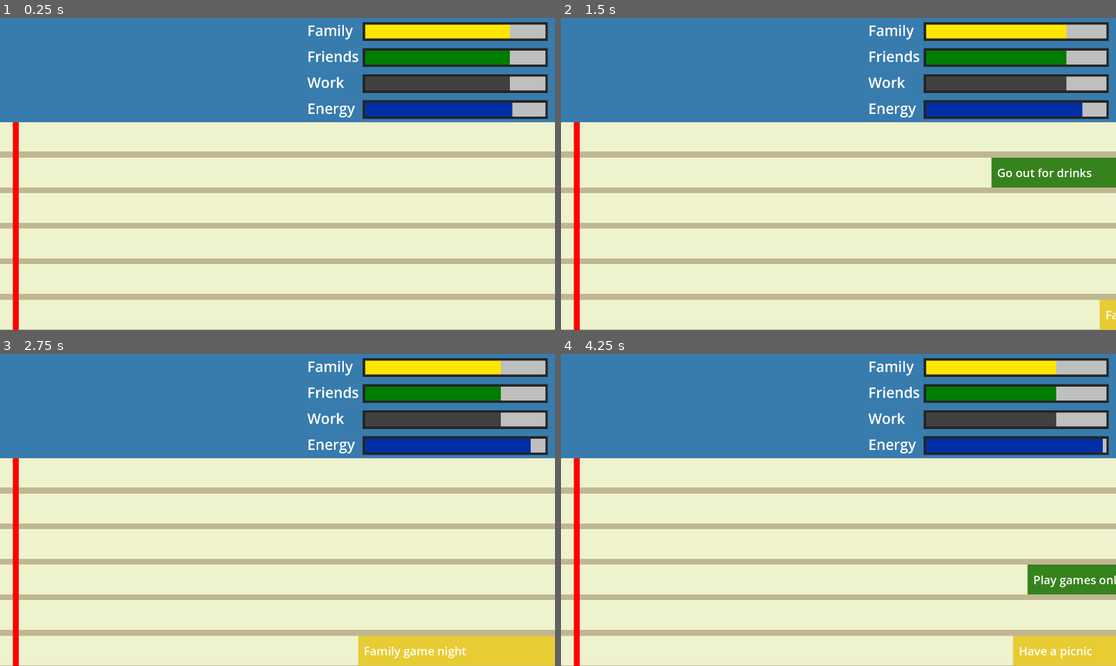
Above: before the commit, frames 1-4 (two rows, left to right).
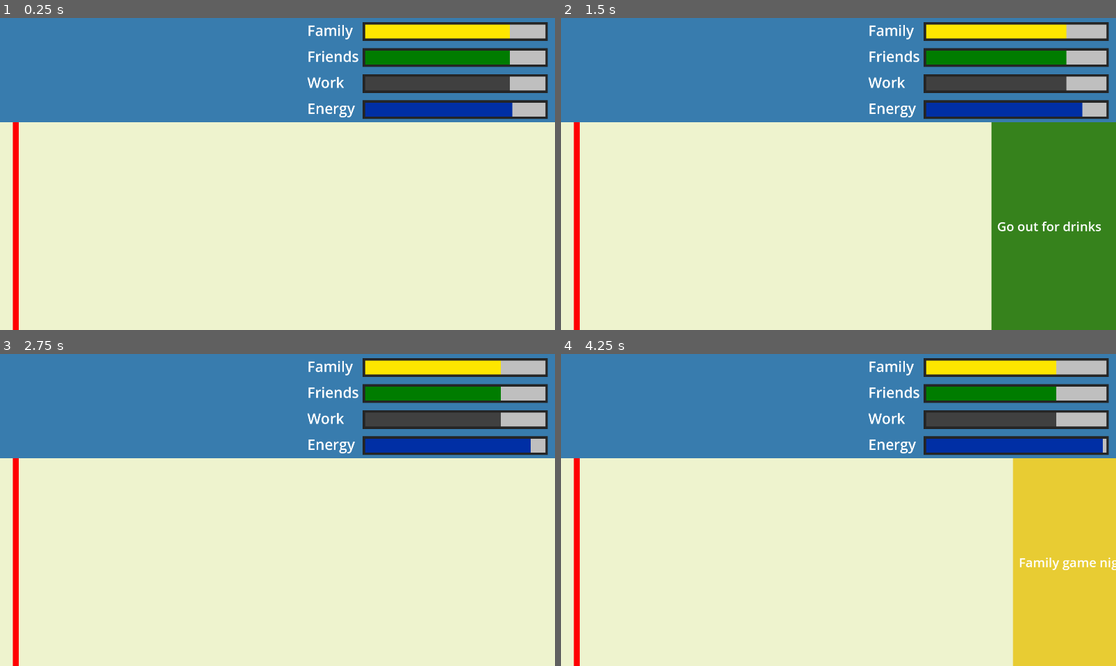
Above: after the commit, the same moments.

Repository: NOM1989/CalendarQuest
Game: Godot game, scene res://Scenes/main.tscn
Two runs of this game, one before a commit and one after it. Both use one fixed random seed, a clock stepped at 60 frames per second and the inputs below. Sound files missing from this copy of the repository are replaced by a short silence.
Inputs (mouse positions are in pixels of both pictures, inside the frame that each line leads up to; where the layout moved, square brackets give the same spot in the first picture):
- Up to frame 1 (0.25 s): no input
- Up to frame 2 (1.5 s): tap Enter at 0.5 s; tap Space (Spawn) at 0.6, 1.35 s
- Up to frame 3 (2.75 s): click (449, 563) [449, 510] at 2 s
- Up to frame 4 (4.25 s): click (1054, 650) at 2.77 s; tap Space (Spawn) at 3.5, 3.6 s

The runs differ from the first frame. In frame 1, 9.5% of the frame differs, in the area x 0-100%, y 42-100%; in frame 2, 20%, in the area x 0-100%, y 33-100%; in frame 3, 13%; in frame 4, 19%.

Commit message:
Added rough intro

Diff:
--- /dev/null
+++ b/Scenes/intro.gd
@@ -0,0 +1,13 @@
+extends Node
+
+
+# Called when the node enters the scene tree for the first time.
+func _ready():
+	$AnimationPlayer.play("intro")
+
+
+# Called every frame. 'delta' is the elapsed time since the previous frame
+
+
+func _on_animation_player_animation_finished(anim_name):
+	get_tree().change_scene_to_file("res://Scenes/main.tscn")
--- /dev/null
+++ b/Scenes/intro.tscn
@@ -0,0 +1,162 @@
+[gd_scene load_steps=8 format=3 uid="uid://dea5w5cn3d0ti"]
+
+[ext_resource type="Texture2D" uid="uid://byjq8lpmak7jl" path="res://Sprites/Calendar.png" id="1_16kcg"]
+[ext_resource type="Script" path="res://Scenes/intro.gd" id="1_nuwd6"]
+
+[sub_resource type="Animation" id="Animation_oftt2"]
+resource_name = "intro"
+length = 3.0
+tracks/0/type = "value"
+tracks/0/imported = false
+tracks/0/enabled = true
+tracks/0/path = NodePath("ColorRect:color")
+tracks/0/interp = 1
+tracks/0/loop_wrap = true
+tracks/0/keys = {
+"times": PackedFloat32Array(0, 0.5),
+"transitions": PackedFloat32Array(1, 1),
+"update": 0,
+"values": [Color(0, 0, 0, 1), Color(0.219608, 0.486275, 0.682353, 1)]
+}
+tracks/1/type = "value"
+tracks/1/imported = false
+tracks/1/enabled = true
+tracks/1/path = NodePath("Label:position")
+tracks/1/interp = 1
+tracks/1/loop_wrap = true
+tracks/1/keys = {
+"times": PackedFloat32Array(0, 0.8, 1),
+"transitions": PackedFloat32Array(1, 1, 1),
+"update": 0,
+"values": [Vector2(361.5, -200), Vector2(361.5, -200), Vector2(361.5, -50)]
+}
+tracks/2/type = "value"
+tracks/2/imported = false
+tracks/2/enabled = true
+tracks/2/path = NodePath("Label2:position")
+tracks/2/interp = 1
+tracks/2/loop_wrap = true
+tracks/2/keys = {
+"times": PackedFloat32Array(0, 1.8, 2),
+"transitions": PackedFloat32Array(1, 1, 1),
+"update": 0,
+"values": [Vector2(398, 1100), Vector2(398, 1100), Vector2(398, 902)]
+}
+tracks/3/type = "value"
+tracks/3/imported = false
+tracks/3/enabled = true
+tracks/3/path = NodePath("Calendar:modulate")
+tracks/3/interp = 1
+tracks/3/loop_wrap = true
+tracks/3/keys = {
+"times": PackedFloat32Array(0.2, 0.8),
+"transitions": PackedFloat32Array(1, 1),
+"update": 0,
+"values": [Color(1, 1, 1, 0), Color(1, 1, 1, 1)]
+}
+
+[sub_resource type="Animation" id="Animation_uvc7p"]
+length = 0.001
+tracks/0/type = "value"
+tracks/0/imported = false
+tracks/0/enabled = true
+tracks/0/path = NodePath("ColorRect:color")
+tracks/0/interp = 1
+tracks/0/loop_wrap = true
+tracks/0/keys = {
+"times": PackedFloat32Array(0),
+"transitions": PackedFloat32Array(1),
+"update": 0,
+"values": [Color(0.219608, 0.486275, 0.682353, 1)]
+}
+tracks/1/type = "value"
+tracks/1/imported = false
+tracks/1/enabled = true
+tracks/1/path = NodePath("Label:position")
+tracks/1/interp = 1
+tracks/1/loop_wrap = true
+tracks/1/keys = {
+"times": PackedFloat32Array(0),
+"transitions": PackedFloat32Array(1),
+"update": 0,
+"values": [Vector2(361.5, 50)]
+}
+tracks/2/type = "value"
+tracks/2/imported = false
+tracks/2/enabled = true
+tracks/2/path = NodePath("Label2:position")
+tracks/2/interp = 1
+tracks/2/loop_wrap = true
+tracks/2/keys = {
+"times": PackedFloat32Array(0),
+"transitions": PackedFloat32Array(1),
+"update": 0,
+"values": [Vector2(398, 902)]
+}
+tracks/3/type = "value"
+tracks/3/imported = false
+tracks/3/enabled = true
+tracks/3/path = NodePath("Calendar:modulate")
+tracks/3/interp = 1
+tracks/3/loop_wrap = true
+tracks/3/keys = {
+"times": PackedFloat32Array(0),
+"transitions": PackedFloat32Array(1),
+"update": 0,
+"values": [Color(1, 1, 1, 1)]
+}
+
+[sub_resource type="AnimationLibrary" id="AnimationLibrary_875l0"]
+_data = {
+"RESET": SubResource("Animation_uvc7p"),
+"intro": SubResource("Animation_oftt2")
+}
+
+[sub_resource type="LabelSettings" id="LabelSettings_4a6qp"]
+font_size = 120
+
+[sub_resource type="LabelSettings" id="LabelSettings_juk3a"]
+font_size = 160
+
+[node name="Intro" type="Node"]
+script = ExtResource("1_nuwd6")
+
+[node name="ColorRect" type="ColorRect" parent="."]
+offset_right = 1920.0
+offset_bottom = 1080.0
+color = Color(0.219608, 0.486275, 0.682353, 1)
+
+[node name="AnimationPlayer" type="AnimationPlayer" parent="."]
+libraries = {
+"": SubResource("AnimationLibrary_875l0")
+}
+
+[node name="Label2" type="Label" parent="."]
+anchors_preset = 5
+anchor_left = 0.5
+anchor_right = 0.5
+offset_left = -562.0
+offset_top = 902.0
+offset_right = 564.0
+offset_bottom = 1070.0
+grow_horizontal = 2
+text = "By Eawell and NOM"
+label_settings = SubResource("LabelSettings_4a6qp")
+
+[node name="Label" type="Label" parent="."]
+anchors_preset = 5
+anchor_left = 0.5
+anchor_right = 0.5
+offset_left = -598.5
+offset_top = 50.0
+offset_right = 599.5
+offset_bottom = 272.0
+grow_horizontal = 2
+text = "Calendar Quest"
+label_settings = SubResource("LabelSettings_juk3a")
+
+[node name="Calendar" type="Sprite2D" parent="."]
+position = Vector2(983, 553)
+texture = ExtResource("1_16kcg")
+
+[connection signal="animation_finished" from="AnimationPlayer" to="." method="_on_animation_player_animation_finished"]
--- a/Scenes/main.gd
+++ b/Scenes/main.gd
@@ -3,7 +3,7 @@
 const EVENT = preload("res://Scenes/event.tscn")
 const LANE = preload("res://lane.tscn")
 const LINE = preload("res://line.tscn")
-const TRACKS = 6
+const TRACKS = 1
 const line_height = 20
 const track_height = (720 - line_height*(TRACKS-1)) / TRACKS
 var multiplier = 2
Binary file added: Sprites/Calendar.png
Not shown, added: Sprites/Calendar.png.import
